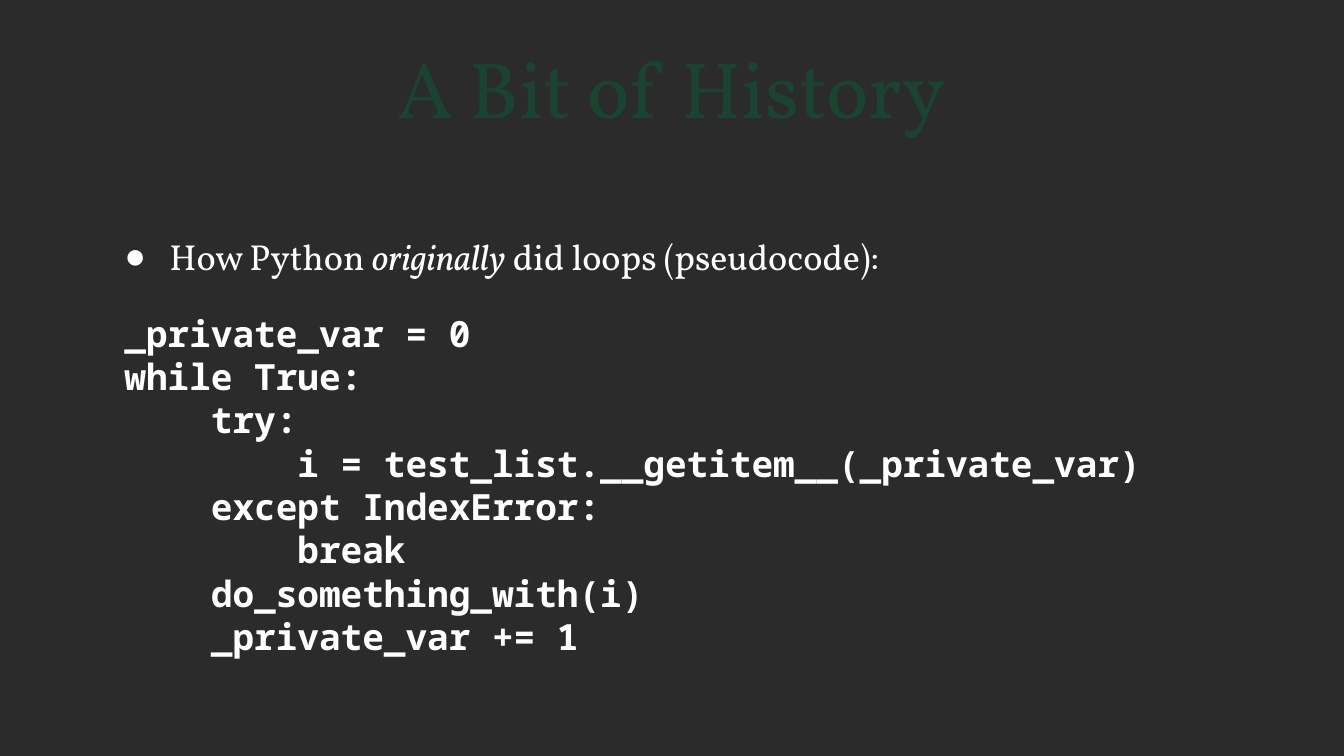
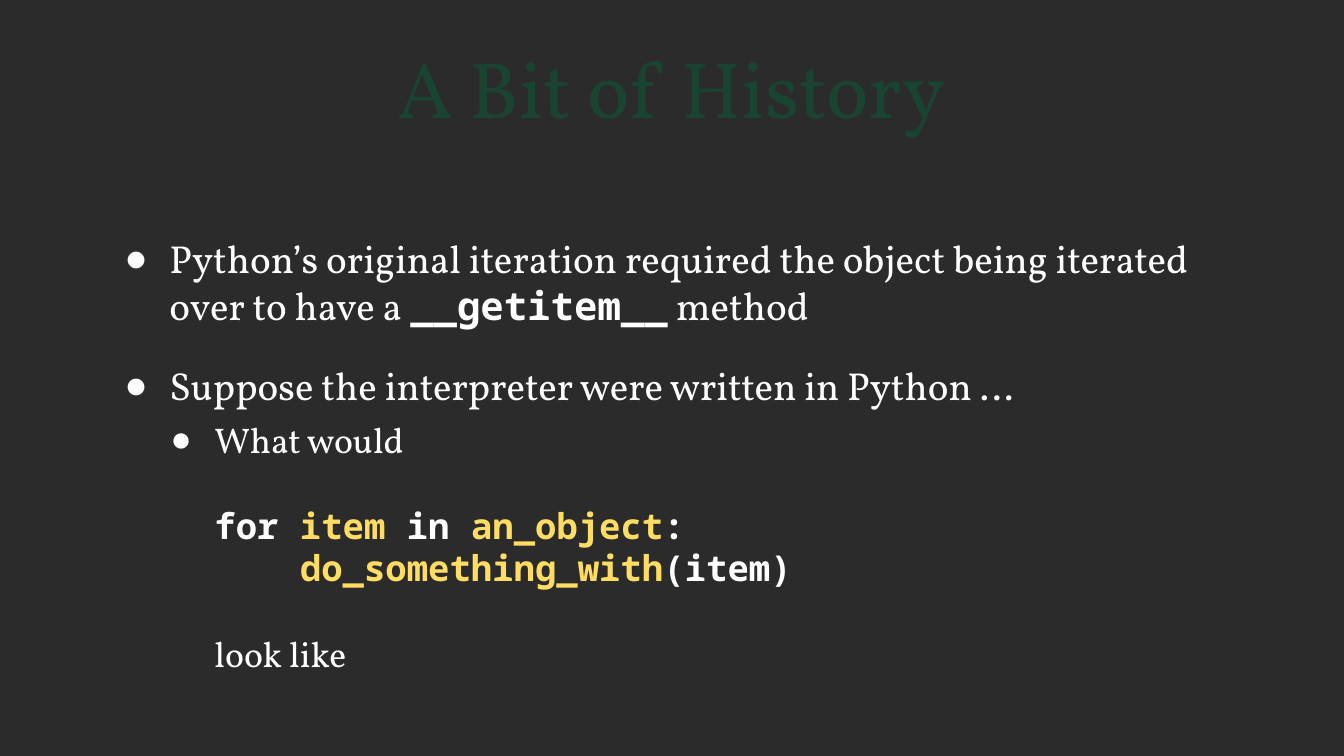
Before and after one commit to steveholden/iteration, a slide deck: slide 5 of iterables.pptx. Drawn at 1344x756 pixels with LibreOffice and Linux fonts; fonts in the diff are those of the drawing; background and template pictures are left out; a plain dark background stands for a picture behind light text. Boxes give left, top, right and bottom in pixels: in the first picture for what was removed or moved away, otherwise in the second. Text is boxed around its words. In the diff, an @@ line names an element or a change of style, - is before the commit and + after.

```diff
--- a/iterables.pptx
+++ b/iterables.pptx
@@ text at <box>169,245,1189,668</box>: text changed; size 21.3 to 23 pt; font Noto Sans Mono to Vollkorn; bold off @@
-● How Python originally did loops (pseudocode):
-_private_var = 0
-while True:
-try:
-i = test_list.__getitem__(_private_var)
-except IndexError:
-break
-do_something_with(i)
-_private_var += 1
+● Python’s original iteration required the object being iterated over to have a __getitem__ method
+● Suppose the interpreter were written in Python …
+  ● What would
+    for item in an_object:
+    do_something_with(item)
+    look like
```
Also in this commit, not shown: 16 other slides changed, 4 slides added, 1 slide removed, 9 other files.
